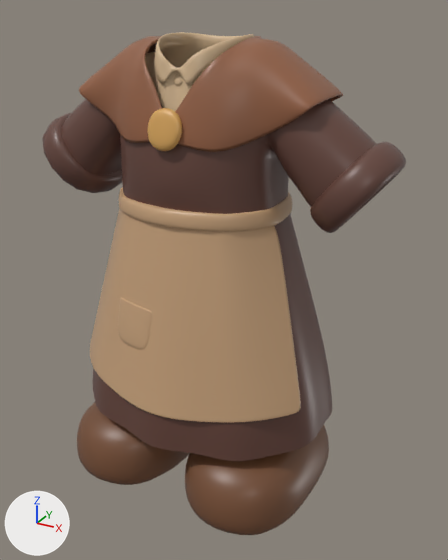
The FBX model Models/Characters/Outfit/Outfit002/FBX/Outfit002_Painter.fbx as it was, and as the next commit left it.
Camera for both pictures: a 50 mm camera at (1.4, -2.35, 2.19) aimed at (0.09, 0.03, 1.0). Every picture has the same lights, and +X, +Y and +Z are marked at lower left. The older version comes first. Where no turn or scale is listed for an object, it has been applied to the vertices.

Objects in the first picture: 'Painter_Apron', 'Painter_Boots', 'Painter_Dress', 'Painter_Shawl', 'Painter_Shirt'.
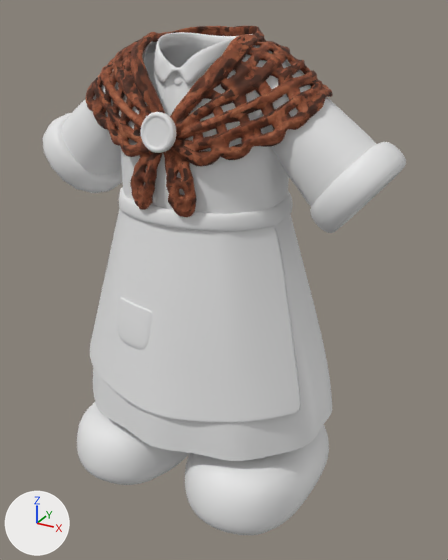
Patch to the scene script:
```diff
--- a/Models/Characters/Outfit/Outfit002/FBX/Outfit002_Painter.fbx.py
+++ b/Models/Characters/Outfit/Outfit002/FBX/Outfit002_Painter.fbx.py
@@ img_t_outfit002_shawltripo_basecolor_jpg @@
+img_t_outfit002_shawltripo_basecolor_jpg = load_image('T_Outfit002_ShawlTripo_BaseColor.jpg', '../PBR/T_Outfit002_ShawlTripo_BaseColor.jpg', 2048, 2048, 'sRGB')
@@ mat_m_outfit002_blouse @@
 mat_m_outfit002_blouse = principled_material('M_Outfit002_Blouse')
-mat_m_outfit002_blouse.base_color = (0.67, 0.48, 0.29)  # beige #d6b893
+mat_m_outfit002_blouse.base_color = (0.8, 0.8, 0.8)  # white #e7e7e7
 mat_m_outfit002_blouse.roughness = 0.4
@@ mat_m_outfit002_clasp @@
 mat_m_outfit002_clasp = principled_material('M_Outfit002_Clasp')
-mat_m_outfit002_clasp.base_color = (0.67, 0.37, 0.105)  # orange #d6a45b
+mat_m_outfit002_clasp.base_color = (0.8, 0.8, 0.8)  # white #e7e7e7
 mat_m_outfit002_clasp.roughness = 0.4
@@ mat_m_outfit002_apron @@
 mat_m_outfit002_apron = principled_material('M_Outfit002_Apron')
-mat_m_outfit002_apron.base_color = (0.57, 0.36, 0.2)  # brown #c7a27c
+mat_m_outfit002_apron.base_color = (0.8, 0.8, 0.8)  # white #e7e7e7
 mat_m_outfit002_apron.roughness = 0.4
@@ mat_m_outfit002_dress @@
 mat_m_outfit002_dress = principled_material('M_Outfit002_Dress')
-mat_m_outfit002_dress.base_color = (0.13, 0.057, 0.042)  # brown #65443a
+mat_m_outfit002_dress.base_color = (0.8, 0.8, 0.8)  # white #e7e7e7
 mat_m_outfit002_dress.roughness = 0.4
@@ mat_m_outfit002_boots @@
 mat_m_outfit002_boots = principled_material('M_Outfit002_Boots')
-mat_m_outfit002_boots.base_color = (0.18, 0.076, 0.035)  # brown #764e35
+mat_m_outfit002_boots.base_color = (0.8, 0.8, 0.8)  # white #e7e7e7
 mat_m_outfit002_boots.roughness = 0.4
@@ mat_m_outfit002_shawltripo @@
+mat_m_outfit002_shawltripo = principled_material('M_Outfit002_ShawlTripo')
+mat_m_outfit002_shawltripo.texture = img_t_outfit002_shawltripo_basecolor_jpg
+mat_m_outfit002_shawltripo.roughness = 0.86
@@ me_brooch_low @@
+me_brooch_low.from_pydata(...)  # 1282 vertices, 1344 faces; spans x -0.077..0.077, y -0.37..-0.314, z 1.666..1.82
+me_brooch_low.materials.append(mat_m_outfit002_clasp)  # white #e7e7e7
@@ me_shawl_low_001 @@
+me_shawl_low_001.from_pydata(...)  # 11118 vertices, 11308 faces; spans x -0.561..0.562, y -0.361..0.34, z 1.411..2.115
+me_shawl_low_001.materials.append(mat_m_outfit002_shawltripo)  # picture img_t_outfit002_shawltripo_basecolor_jpg
@@ ob_painter_shawl @@
-ob_painter_shawl = bpy.data.objects.new('Painter_Shawl', me_mesh_002)
-ob_painter_shawl.location = (0.0, 0.0, 0.0)
@@ ob_brooch_low @@
+ob_brooch_low = bpy.data.objects.new('Brooch_low', me_brooch_low)
+ob_brooch_low.location = (0.0, 0.0, 0.0)
@@ ob_shawl_low @@
+ob_shawl_low = bpy.data.objects.new('Shawl_low', me_shawl_low_001)
+ob_shawl_low.location = (0.0, 0.0, 0.0)
```

What differs and where, as boxes (x1, y1, x2, y2) in the pictures (448 x 560 px):
'Painter_Dress', recoloured (brown to white): (42, 43, 406, 461) in both
'Painter_Apron', recoloured (brown to white): (90, 187, 301, 423) in both
'Shawl_low', added (brown): after (85, 26, 333, 217)
'Painter_Shawl', deleted: before (79, 36, 343, 152)
    faces in mat_m_outfit002_shawl (brown #935f42): (79, 36, 343, 152)
    faces in mat_m_outfit002_clasp (orange #d6a45b): (147, 108, 182, 151)
'Painter_Boots', recoloured (brown to white): (77, 402, 329, 535) in both
'Painter_Shirt', recoloured (beige to white): (145, 32, 252, 110) in both
'Brooch_low', added: after (141, 112, 177, 153)
